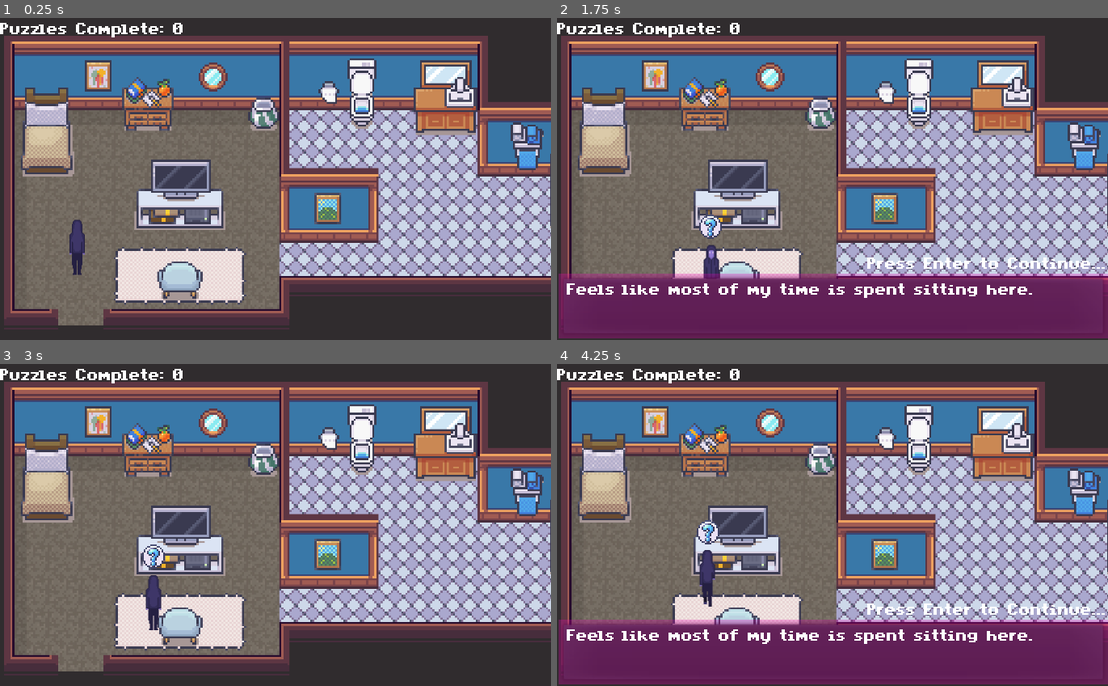
Above: before the commit, frames 1-4 (two rows, left to right).
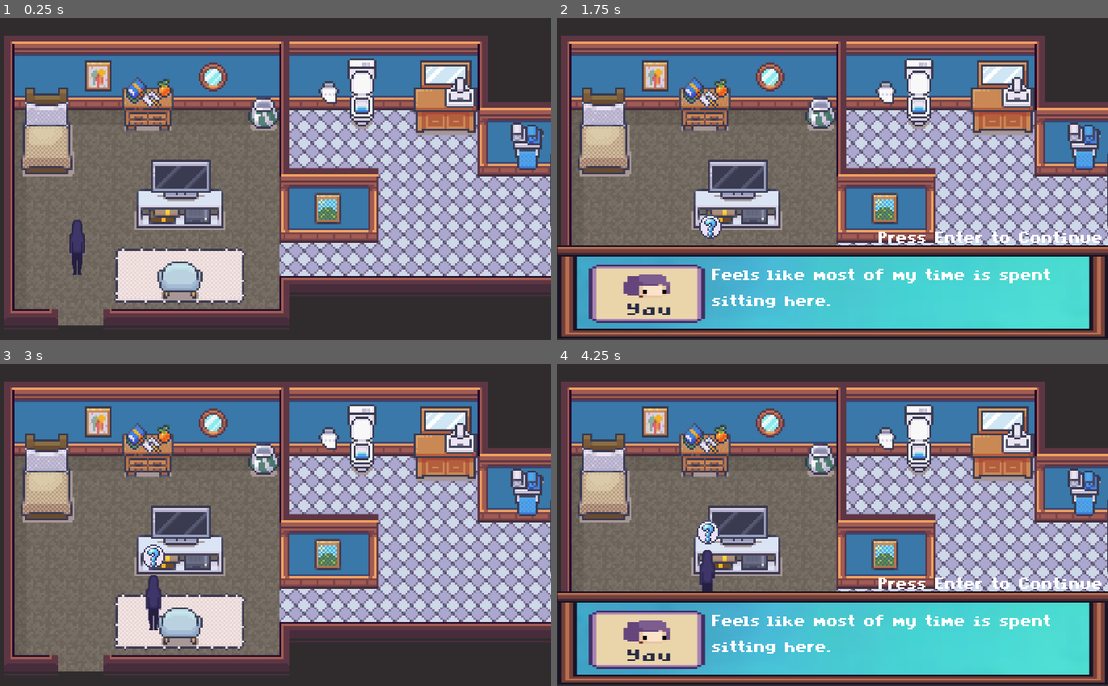
Above: after the commit, the same moments.

Repository: JayTheDaniels/The-Astral-Project
Game: Godot game, scene res://Src/Levels/Bedroom.tscn
The game is run twice, just before and just after one commit, with the same random seed, the same clock (stepped at 60 frames per second) and the same inputs.
Inputs:
- Up to frame 1 (0.25 s): no input
- Up to frame 2 (1.75 s): tap Enter (accept) at 0.5, 1.35 s; hold D (right) 0.53-1.28 s; tap Space (interact) at 0.6, 1.55 s; hold Down (down) from 1.28 s (still down)
- Up to frame 3 (3 s): tap Enter (accept) at 2, 2.75 s; release Down (down) at 2.03 s; hold D (right) 2.03-2.78 s; tap C (choice C) at 2.1 s; tap Space (interact) at 2.3 s; hold W (up) from 2.78 s (still down); tap X (choice X) at 2.85 s
- Up to frame 4 (4.25 s): tap Space (interact) at 3.05, 3.6 s; tap Enter (accept) at 3.5 s; release W (up) at 3.53 s; hold Left (left) from 3.53 s (still down)

The runs differ from the first frame. In frame 1, 0.5% of the frame differs, in the area x 0-34%, y 1-7%; in frame 2, 30%, in the area x 0-100%, y 1-100%; in frame 3, 0.5%; in frame 4, 30%.

Commit message:
UI Update
Custom UI graphics abound, Leela progress tracker implemented!

Diff:
--- a/Src/Code/Leela.gd
+++ b/Src/Code/Leela.gd
@@ -31,13 +31,16 @@
 
 func interaction():
 	print("Is interacting with " + self.name)
+	switchBox()
 	dialogue()
 
 
 func follow():
 	follow_player = true
 
-
+func switchBox():
+	dialogue.get_node("YouBox").visible = false
+	dialogue.get_node("LeelaBox").visible = true
 
 func dialogue():
 	if interaction_room == 1:
@@ -80,10 +83,11 @@
 		if Global.scavengerHuntStage == 5:
 			dialogue.dialogue = "You've impressed me, human. \n Return to your bed when you're ready to leave."
 			dialogue.open(self.get_path())
-			get_parent().get_node("UI/CanvasLayer/Lives").show()
+			#get_parent().get_node("UI/CanvasLayer/Lives").show()
 			# use this code for setting the return object
 			Global.completed_puzzles += 1
 			get_tree().get_root().get_node("/root/AstralBedroom/AstralBed").set_script(portal)
+			Global.scavengerHuntStage = 6
 		else:
 			dialogueTotal = 1
 			dialogue.dialogue = "Take your time human, there's no such thing here."
@@ -112,10 +116,11 @@
 			dialogue.dialogue = "You continue to impress, human. When you're ready \n to leave, flush yourself out of this world."
 			dialogue.open(self.get_path())
 			$Meow.play()
-			get_parent().get_node("UI/CanvasLayer/Lives").show()
+			#get_parent().get_node("UI/CanvasLayer/Lives").show()
 			# use this code for setting the return object
 			Global.completed_puzzles += 1
 			get_tree().get_root().get_node("/root/AstralBathroom/Toilet").set_script(portal)
+			Global.scavengerHuntStage = 9
 		else:
 			dialogueTotal = 1
 			$Meow.play()
@@ -142,6 +147,7 @@
 			dialogue.dialogue = "You're getting better at this human. \n The mirror will take you home now."
 			Global.completed_puzzles += 1
 			get_tree().get_root().get_node("/root/AstralOffice/Mirror").set_script(portal)
+			Global.scavengerHuntStage = 7
 		else:
 			dialogueTotal = 1
 			if dialogueCounter == 1:
@@ -174,6 +180,7 @@
 			dialogue.dialogue = "Well done! If you're burning to return home \n the flames will take you there."
 			Global.completed_puzzles += 1
 			get_tree().get_root().get_node("/root/AstralLivingRoom/Fireplace").set_script(portal)
+			Global.scavengerHuntStage = 7
 		else:
 			dialogue.dialogue = "My favourite games are played at the dining table. \n It's as easy as 1,2,3..."
 			dialogue.open(self.get_path())
@@ -194,6 +201,7 @@
 		dialogue.dialogue = "You don’t have to be so hard on yourself you know. \n You did well. Fire up those radiations and let’s head back!"
 		dialogue.open(self.get_path())
 		Global.completed_puzzles += 1
+		Global.scavengerHuntStage = 8
 		get_tree().get_root().get_node("/root/AstralKitchen/Microwave").set_script(portal)
 
 
--- a/Src/Code/Player.gd
+++ b/Src/Code/Player.gd
@@ -16,6 +16,7 @@
 onready var animationPlayer = $AnimationPlayer
 onready var animationTree = $AnimationTree
 onready var animationState = animationTree.get("parameters/playback")
+onready var dialogue = get_parent().get_node("UI/CanvasLayer/PopupDialog")
 
 func _ready():
 	pass
@@ -44,6 +45,8 @@
 
 	if Input.is_action_just_pressed("interact"):
 		if can_interact == true:
+			dialogue.get_node("YouBox").visible = true
+			dialogue.get_node("LeelaBox").visible = false
 			curr_target.interaction()
 
 func move():
--- a/Src/Code/UI.gd
+++ b/Src/Code/UI.gd
@@ -10,4 +10,14 @@
 	update_interface()
 
 func update_interface() -> void:
-	lives.text = "Puzzles Complete: %s" % Global.completed_puzzles
+	#lives.text = "x %s" % Global.completed_puzzles
+	if Global.completed_puzzles == 1:
+		$HBoxContainer/Leela.visible = true
+	if Global.completed_puzzles == 2:
+		$HBoxContainer/Leela2.visible = true
+	if Global.completed_puzzles == 3:
+		$HBoxContainer/Leela3.visible = true
+	if Global.completed_puzzles == 4:
+		$HBoxContainer/Leela4.visible = true
+	if Global.completed_puzzles == 5:
+		$HBoxContainer/Leela5.visible = true
--- a/Src/Levels/AstralBedroom.tscn
+++ b/Src/Levels/AstralBedroom.tscn
@@ -84,4 +84,3 @@
 Leela beckons for you."
 
 [node name="MusicAstralBackgroundLoop" parent="." instance=ExtResource( 6 )]
-pause_mode = 2
--- a/Src/UI/PopupDialog.tscn
+++ b/Src/UI/PopupDialog.tscn
@@ -1,7 +1,9 @@
-[gd_scene load_steps=3 format=2]
+[gd_scene load_steps=5 format=2]
 
 [ext_resource path="res://Src/Code/PopupDialog.gd" type="Script" id=1]
 [ext_resource path="res://UI.tres" type="Theme" id=2]
+[ext_resource path="res://Assets/4px buttons_dialoguebox/dialoguebox_player1_4px.png" type="Texture" id=4]
+[ext_resource path="res://Assets/4px buttons_dialoguebox/dialoguebox_leela_4px.png" type="Texture" id=5]
 
 [node name="PopupDialog" type="PopupDialog"]
 pause_mode = 2
@@ -20,10 +22,24 @@
 "_edit_use_anchors_": false
 }
 
-[node name="ColorRect" type="ColorRect" parent="."]
-anchor_right = 1.0
-anchor_bottom = 1.0
-color = Color( 1, 0, 0.772549, 0.254902 )
+[node name="YouBox" type="Sprite" parent="."]
+position = Vector2( 169.876, 11.1873 )
+scale = Vector2( 0.600442, 0.300221 )
+texture = ExtResource( 4 )
+
+[node name="LeelaBox" type="Sprite" parent="."]
+position = Vector2( 169.876, 11.1873 )
+scale = Vector2( 0.600442, 0.300221 )
+texture = ExtResource( 5 )
+
+[node name="Dialogue2" type="Label" parent="."]
+margin_left = 197.993
+margin_top = -30.0
+margin_right = 339.993
+margin_bottom = -17.0
+text = "Press Enter to Continue"
+autowrap = true
+max_lines_visible = 1
 __meta__ = {
 "_edit_use_anchors_": false
 }
@@ -32,25 +48,19 @@
 anchor_top = 1.0
 anchor_right = 1.0
 anchor_bottom = 1.0
-margin_left = 5.0
-margin_top = -38.0
-margin_right = -5.0
-margin_bottom = -1.0
+margin_left = 95.0
+margin_top = -47.0
+margin_right = -15.0
+margin_bottom = -10.0
 __meta__ = {
 "_edit_use_anchors_": false
 }
 
 [node name="Dialogue" type="Label" parent="VBoxContainer"]
-margin_right = 330.0
+margin_right = 230.0
 margin_bottom = 13.0
 text = "Temp dialogue text!"
+autowrap = true
 __meta__ = {
 "_edit_use_anchors_": false
 }
-
-[node name="Prompt" type="Label" parent="."]
-margin_left = 190.867
-margin_top = -14.2705
-margin_right = 338.867
-margin_bottom = -1.27046
-text = "Press Enter to Continue..."
--- a/Src/UI/UI.tscn
+++ b/Src/UI/UI.tscn
@@ -6,8 +6,10 @@
 [ext_resource path="res://Src/Code/UI.gd" type="Script" id=4]
 [ext_resource path="res://Src/UI/PopupDialog.tscn" type="PackedScene" id=5]
 [ext_resource path="res://UI.tres" type="Theme" id=6]
+[ext_resource path="res://Assets/LeelaLives/MicrosoftTeams-image (1).png" type="Texture" id=7]
 
 [node name="UI" type="Control"]
+pause_mode = 2
 anchor_right = 1.0
 anchor_bottom = 1.0
 theme = ExtResource( 6 )
@@ -22,8 +24,11 @@
 }
 
 [node name="Lives" type="Label" parent="CanvasLayer"]
-margin_right = 112.0
-margin_bottom = 14.0
+visible = false
+margin_left = -95.439
+margin_top = 8.18949
+margin_right = 47.561
+margin_bottom = 22.1895
 theme = ExtResource( 6 )
 text = "Progress Placeholder: %s"
 __meta__ = {
@@ -70,6 +75,51 @@
 script = ExtResource( 3 )
 
 [node name="PopupDialog" parent="CanvasLayer" instance=ExtResource( 5 )]
+
+[node name="HBoxContainer" type="HBoxContainer" parent="."]
+margin_left = 5.0
+margin_top = 5.0
+margin_right = 128.0
+margin_bottom = 128.0
+rect_scale = Vector2( 0.25, 0.25 )
+custom_constants/separation = 5
+__meta__ = {
+"_edit_use_anchors_": false
+}
+
+[node name="Leela" type="TextureRect" parent="HBoxContainer"]
+visible = false
+margin_right = 128.0
+margin_bottom = 128.0
+texture = ExtResource( 7 )
+
+[node name="Leela2" type="TextureRect" parent="HBoxContainer"]
+visible = false
+margin_left = 133.0
+margin_right = 261.0
+margin_bottom = 128.0
+texture = ExtResource( 7 )
+
+[node name="Leela3" type="TextureRect" parent="HBoxContainer"]
+visible = false
+margin_left = 266.0
+margin_right = 394.0
+margin_bottom = 128.0
+texture = ExtResource( 7 )
+
+[node name="Leela4" type="TextureRect" parent="HBoxContainer"]
+visible = false
+margin_left = 399.0
+margin_right = 527.0
+margin_bottom = 128.0
+texture = ExtResource( 7 )
+
+[node name="Leela5" type="TextureRect" parent="HBoxContainer"]
+visible = false
+margin_left = 532.0
+margin_right = 660.0
+margin_bottom = 128.0
+texture = ExtResource( 7 )
 [connection signal="pressed" from="CanvasLayer/HBoxContainer/PortalButton" to="CanvasLayer/HBoxContainer/PortalButton" method="_on_Button_pressed"]
 [connection signal="pressed" from="CanvasLayer/HBoxContainer/InvisibleButton" to="CanvasLayer/HBoxContainer/InvisibleButton" method="_on_InvisibleButton_pressed"]
 [connection signal="pressed" from="CanvasLayer/HBoxContainer/SpeedButton" to="CanvasLayer/HBoxContainer/SpeedButton" method="_on_SpeedButton_pressed"]
Binary file added: Assets/4px buttons_dialoguebox/button_hover4px.png
Not shown, added: Assets/4px buttons_dialoguebox/button_hover4px.png.import
Binary file added: Assets/4px buttons_dialoguebox/button_reg4px.png
Not shown, added: Assets/4px buttons_dialoguebox/button_reg4px.png.import
Binary file added: Assets/4px buttons_dialoguebox/dialoguebox_leela_4px.png
Not shown, added: Assets/4px buttons_dialoguebox/dialoguebox_leela_4px.png.import
Binary file added: Assets/4px buttons_dialoguebox/dialoguebox_player1_4px.png
Not shown, added: Assets/4px buttons_dialoguebox/dialoguebox_player1_4px.png.import
Binary file added: Assets/LeelaLives/Leela_0life.png
Not shown, added: Assets/LeelaLives/Leela_0life.png.import
Binary file added: Assets/LeelaLives/Leela_1life.png
Not shown, added: Assets/LeelaLives/Leela_1life.png.import
(and 27 more such lines)
